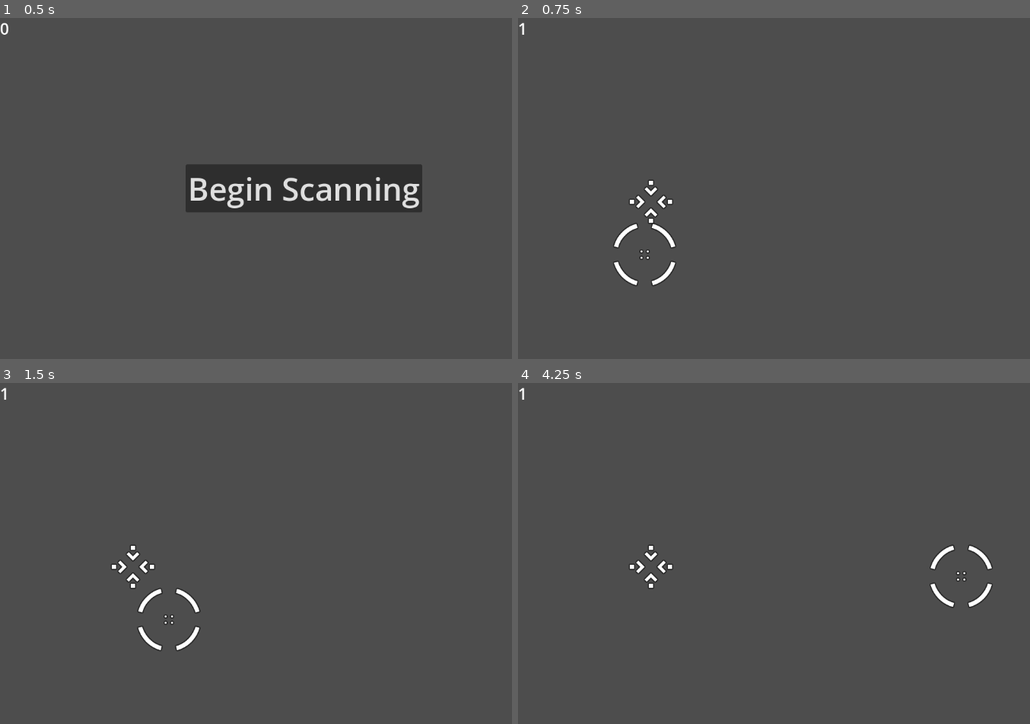
Above: before the commit, frames 1-4 (two rows, left to right).
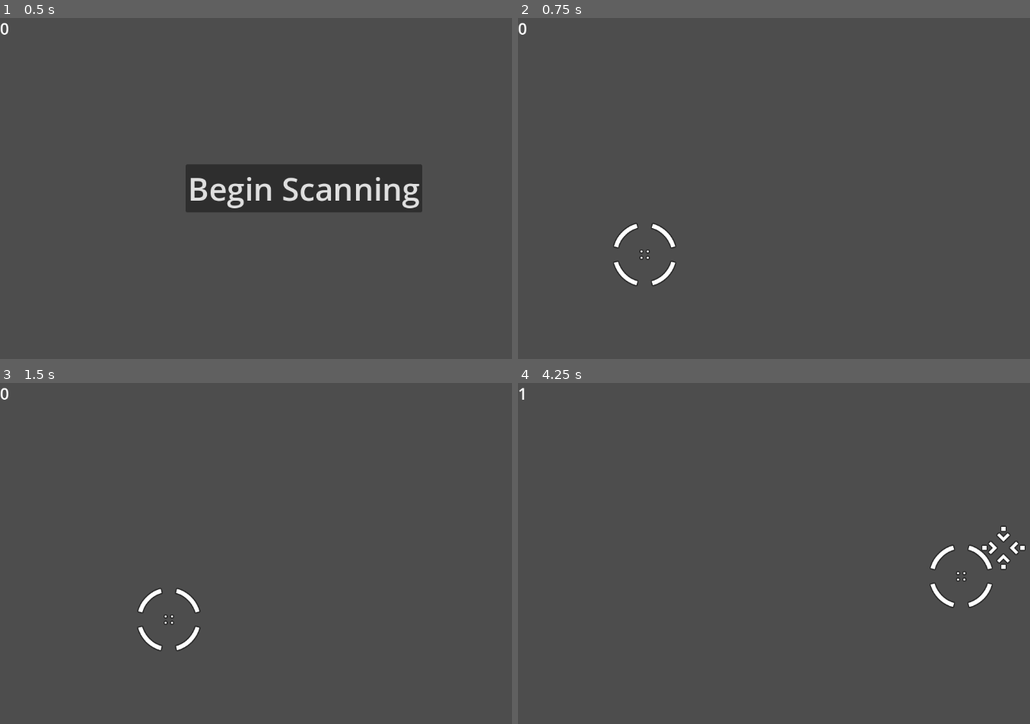
Above: after the commit, the same moments.

Repository: ubcs-io/simple_scanner
Game: Godot game, scene res://main.tscn
Same seed, same stepped clock (60 frames per second), same inputs: the game is played once before the commit and once after it.
Inputs:
- Up to frame 1 (0.5 s): no input
- Up to frame 2 (0.75 s): click "Begin Scanning" at 0.5 s
- Up to frame 3 (1.5 s): tap Enter at 1.25 s; hold D (move_right) from 1.28 s (still down)
- Up to frame 4 (4.25 s): release D (move_right) at 2.03 s; hold S (move_down) 2.03-2.78 s; hold D (move_right) 2.78-3.53 s; hold W (move_up) from 3.53 s (still down)

Frame 1 is identical in both runs. In frame 2, 0.3% of the frame differs, in the area x 0-31%, y 1-61%; in frame 3, 0.3%; in frame 4, 0.5%, in the area x 21-100%, y 41-61%.

Commit message:
Add logic around spawning new signals

Diff:
--- a/main.gd
+++ b/main.gd
@@ -1,13 +1,23 @@
 extends Node
 
 @export var contact: PackedScene
-var score
+var score = 0
+var search_for_life = 0
+var total_contacts = 0
+var at_menu = 1
 
 func _ready() -> void:
 	pass
 
 func _process(_delta) -> void:
-	pass
+
+	if total_contacts < 7 and at_menu == 0:
+		search_for_life = randi_range(0,5000)
+		if search_for_life < 7:
+			var contact = contact.instantiate()
+			contact.position = Vector2(randi_range(100,1100), randi_range(100,550))
+			add_child(contact)
+			total_contacts = total_contacts + 1
 
 func _increment_signals():
 	score = score + 1
@@ -15,9 +25,5 @@
 
 func new_game():
 	score = 0
+	at_menu = 0
 	$cursor.start($StartPosition.position)
-
-	var contact = contact.instantiate()
-	contact.position = Vector2(randi_range(200,500), randi_range(200,500))
-
-	add_child(contact)
